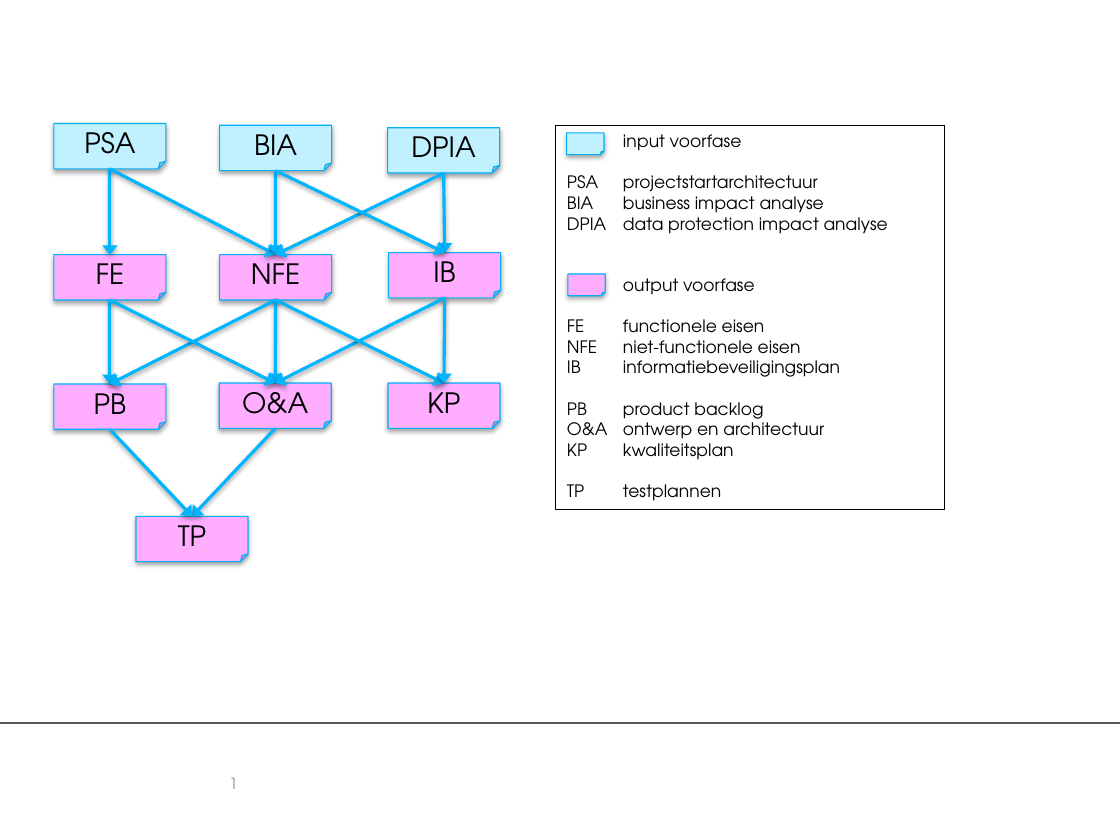
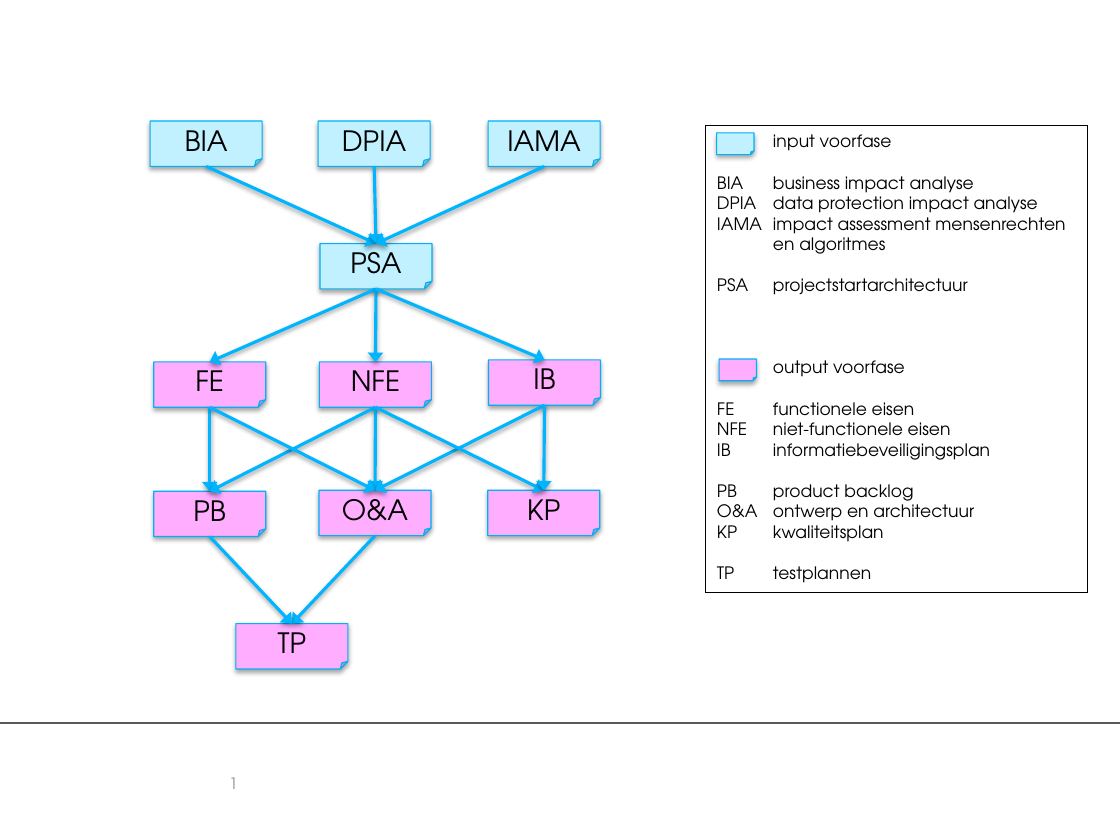
Before and after one commit to ICTU/Kwaliteitsaanpak, a slide deck: slide 1 of Content/Images/relaties-tussen-producten.pptx. Drawn at 1120x840 pixels with LibreOffice and Linux fonts; fonts in the diff are those of the drawing; background and template pictures are left out. Boxes give left, top, right and bottom in pixels: in the first picture for what was removed or moved away, otherwise in the second. Text is boxed around its words. In the diff, an @@ line names an element or a change of style, - is before the commit and + after.

Commit message:
IAMA.
Voeg IAMA toe als door de opdrachtgever aan te leveren informatie.

Closes #747.

```diff
--- a/Content/Images/relaties-tussen-producten.pptx
+++ b/Content/Images/relaties-tussen-producten.pptx
@@ folded corner "BIA" moved from (x1=220, y1=125, x2=332, y2=170) to (x1=150, y1=121, x2=262, y2=166) @@
@@ folded corner "DPIA" moved from (x1=388, y1=128, x2=500, y2=172) to (x1=318, y1=121, x2=430, y2=166) @@
@@ folded corner added at (x1=488, y1=121, x2=600, y2=166), fill #C1F1FF, outline #00B1F9 0.75 pt, 18 pt, text #000000 @@
+IAMA
@@ rectangle "input voorfase" resized from (x1=556, y1=125, x2=944, y2=510) to (x1=706, y1=125, x2=1088, y2=592) @@
@@ folded corner moved from (x1=567, y1=133, x2=604, y2=155) to (x1=717, y1=133, x2=754, y2=155) @@
@@ arrow moved from (276, 170) - (276, 254) to (206, 167) - (376, 244) @@
@@ arrow moved from (444, 174) - (276, 254) to (374, 167) - (376, 244) @@
@@ arrow moved from (444, 174) - (445, 253) to (544, 167) - (376, 244) @@
@@ text in rectangle at (x1=567, y1=175, x2=818, y2=197): paragraph removed @@
-PSA projectstartarchitectuur
@@ text in rectangle at (x1=717, y1=211, x2=1065, y2=292): paragraphs added @@
+IAMA impact assessment mensenrechten
+en algoritmes
+PSA projectstartarchitectuur
@@ folded corner "PSA" moved from (x1=54, y1=123, x2=166, y2=168) to (x1=320, y1=244, x2=432, y2=289) @@
@@ arrow moved from (110, 169) - (110, 254) to (376, 289) - (209, 362) @@
@@ arrow moved from (110, 169) - (276, 254) to (376, 289) - (375, 362) @@
@@ arrow moved from (276, 170) - (445, 253) to (376, 289) - (544, 360) @@
@@ folded corner moved from (x1=568, y1=274, x2=605, y2=296) to (x1=719, y1=360, x2=756, y2=381) @@
@@ 6 folded corners, 5 arrows moved together from (x1=54, y1=254, x2=500, y2=561) to (x1=153, y1=362, x2=600, y2=669) @@
@@ 4 arrows, 1 folded corner moved together from (x1=110, y1=253, x2=501, y2=516) to (x1=209, y1=360, x2=600, y2=624) @@
```
Also in this commit, not shown: 33 other files.
